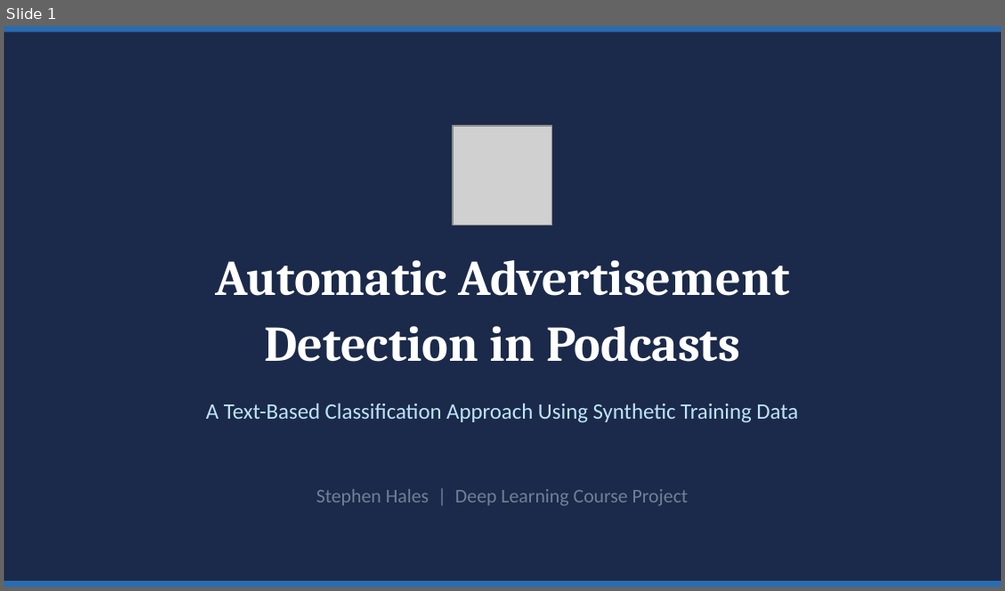
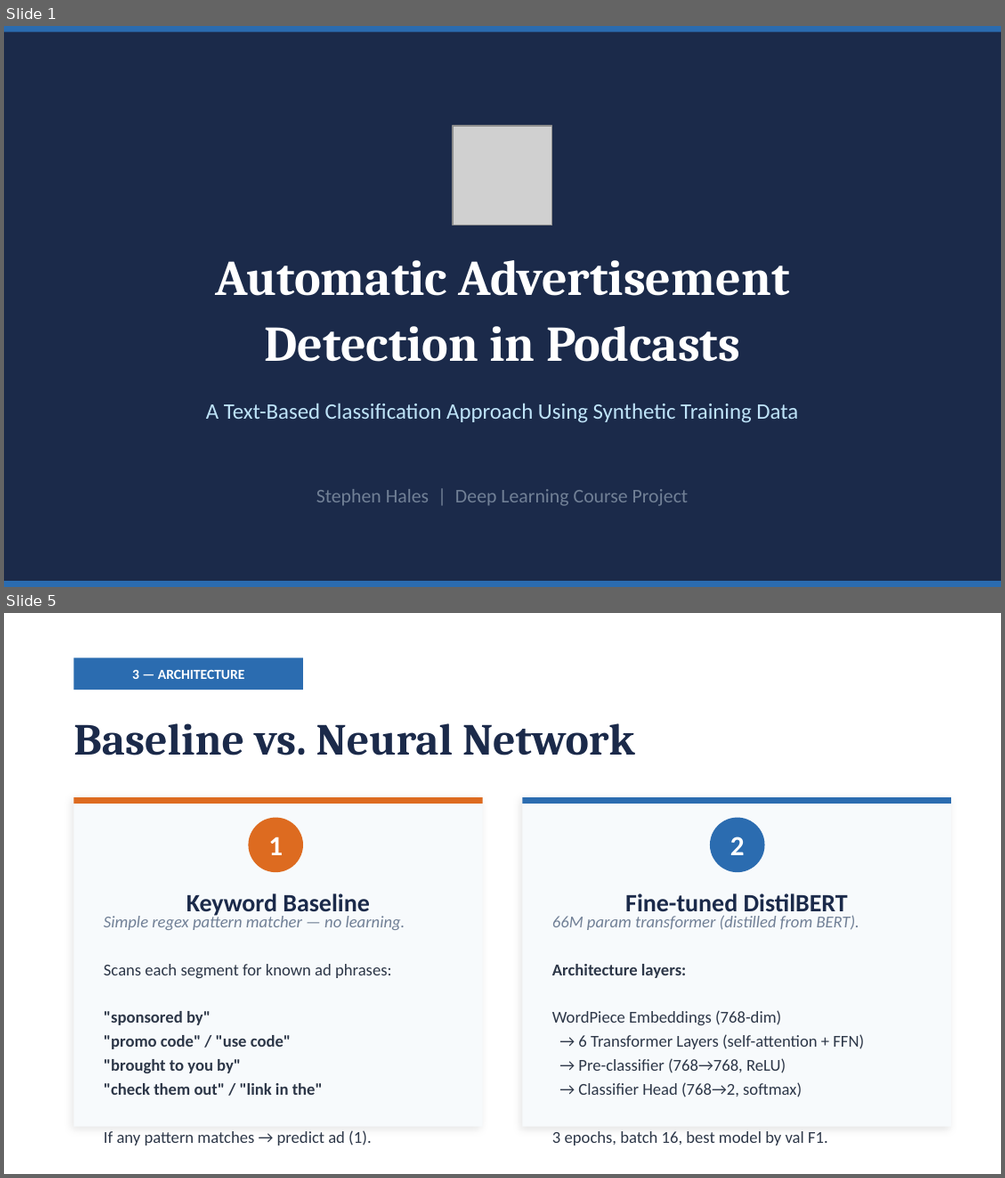
Before and after one commit to zhales05/cs-6480, a slide deck: project/podcast_ad_detection.pptx. Shown one above the other, each under a label of ours: slide 1 before the commit, slides 1 and 5 after it; the slides between them are not shown. The pictures are 1005x591 and 1005x1178 pixels, drawn with LibreOffice and Linux fonts; fonts in the diff are those of the drawing; grey boxes stand for pictures. Boxes give left, top, right and bottom in pixels: in the first picture for what was removed or moved away, otherwise in the second. Text is boxed around its words. In the diff, an @@ line names an element or a change of style, - is before the commit and + after.

```diff
--- a/project/podcast_ad_detection.pptx
+++ b/project/podcast_ad_detection.pptx
@@ slide 5 added at [4,613,1001,1174], background #FFFFFF @@
@@ rectangle added at [73,657,303,690], fill #2B6CB0 @@
@@ text added at [132,670,244,679], 10 pt, text #FFFFFF, bold @@
+3 — ARCHITECTURE
@@ text added at [73,723,635,755], 32 pt, text #1B2A4A, bold @@
+Baseline vs. Neural Network
@@ rectangle added at [73,797,483,1127], fill #F7FAFC @@
@@ rectangle added at [73,797,483,803], fill #DD6B20 @@
@@ rectangle added at [522,797,951,1127], fill #F7FAFC @@
@@ rectangle added at [522,797,951,803], fill #2B6CB0 @@
@@ ellipse added at [248,818,303,872], fill #DD6B20 @@
@@ ellipse added at [710,818,765,872], fill #2B6CB0 @@
@@ text added at [268,836,283,855], 20 pt, text #FFFFFF, bold @@
+1
@@ text added at [730,836,744,855], 20 pt, text #FFFFFF, bold @@
+2
@@ text added at [186,893,369,917], 18 pt, text #1B2A4A, bold @@
+Keyword Baseline
@@ text added at [625,893,848,917], 18 pt, text #1B2A4A, bold @@
+Fine-tuned DistilBERT
@@ text added at [104,914,405,1145], 12 pt, text #2D3748 @@
+Simple regex pattern matcher — no learning.
+Scans each segment for known ad phrases:
+"sponsored by"
+"promo code" / "use code"
+"brought to you by"
+"check them out" / "link in the"
+If any pattern matches → predict ad (1).
@@ text added at [552,915,864,1145], 12 pt, text #2D3748 @@
+66M param transformer (distilled from BERT).
+Architecture layers:
+WordPiece Embeddings (768-dim)
+→ 6 Transformer Layers (self-attention + FFN)
+→ Pre-classifier (768→768, ReLU)
+→ Classifier Head (768→2, softmax)
+3 epochs, batch 16, best model by val F1.
```
Also in this commit, not shown: 6 other slides added, 8 slides removed, 4 other files.
